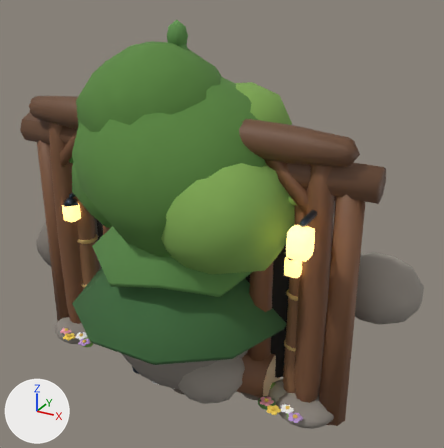
One commit to the glTF model juego/web/public/modelos/granja_monte.glb: the scene before it, then after it.
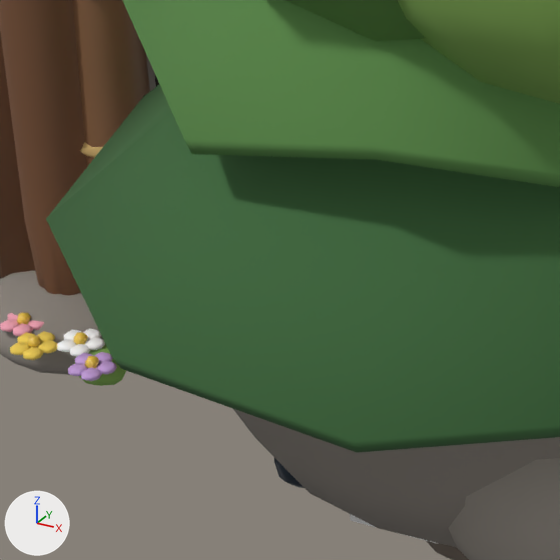
Each version is shown whole from a camera (50 mm lens) standing at (3.83, -5.94, 5.24) and looking at (0.14, 0.76, 1.89), then close up on the part from 14% to 47% of the width and 55% to 88% of the height. The axes (+X, +Y, +Z) are drawn at lower left. The lights are the same throughout. The first two pictures are the older version. Where no turn or scale is listed for an object, it has been applied to the vertices.

Names of what the first close-up shows: 'copa roble 0', 'copa roble 1', 'flor arco -1.61 pétalo 0', 'flor arco -1.63 pétalo 0', 'marco tablero', 'piedra puntal -1', 'piso pino 0', 'piso pino 1', 'puntal -1', 'puntal túnel -1', 'roca grande', 'roca grande b' and 8 more.
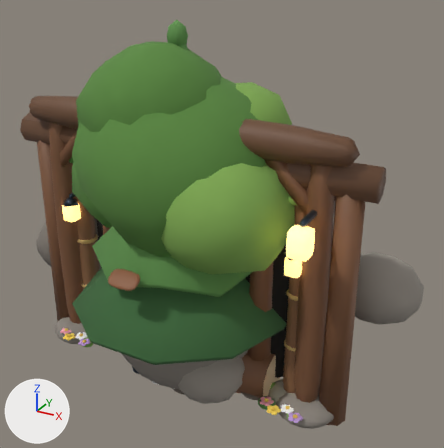
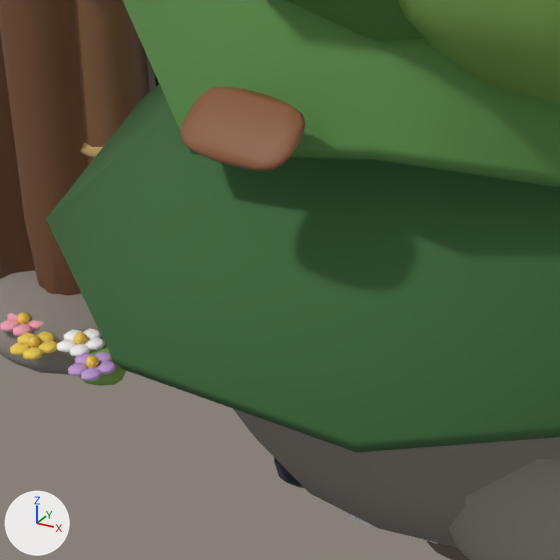
Changed parts and their boxes (x1, y1, x2, y2) in the close-ups (560 x 560 px):
'tejado guía -1', added (brown)
    after: (180, 87, 305, 171)

The change in detail:
Material 'Madera | tejado guía' (mat_madera___tejado_guía) is new.
Its base color is (0.254, 0.102, 0.0437) (brown #8a5a3b).
Its roughness is 0.6.
Mesh me_tejado_guía__1 is new.
It has 148 vertices, 288 faces and spans x -0.2..0.2, y -1.33..1.32, z -0.02..0.13.
It uses material mat_madera___tejado_guía (brown #8a5a3b).
Object 'tejado guía -1' (ob_tejado_guía__1) is new; it shows me_tejado_guía__1.
Its location is (0.0, 0.003, 1.894).
